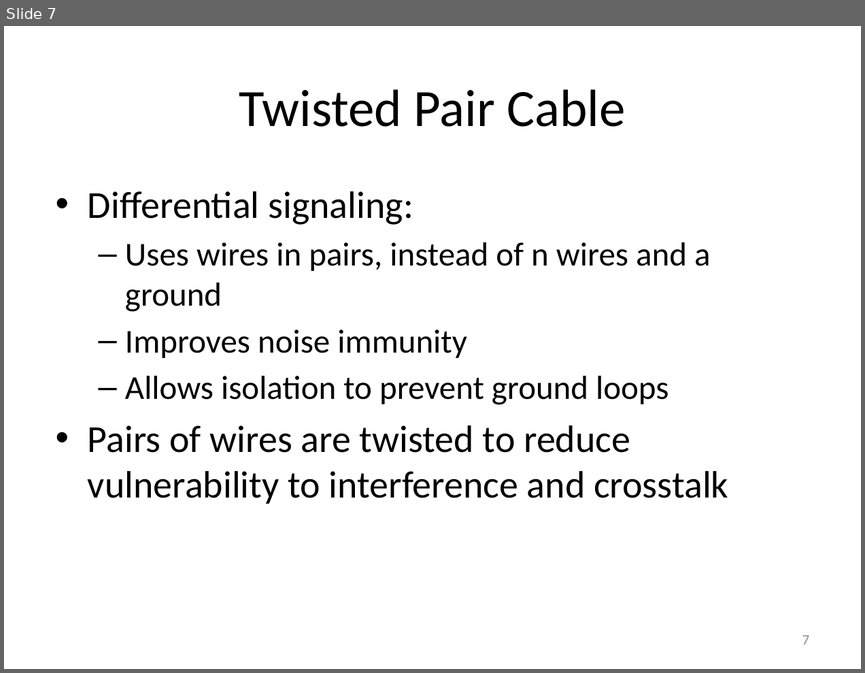
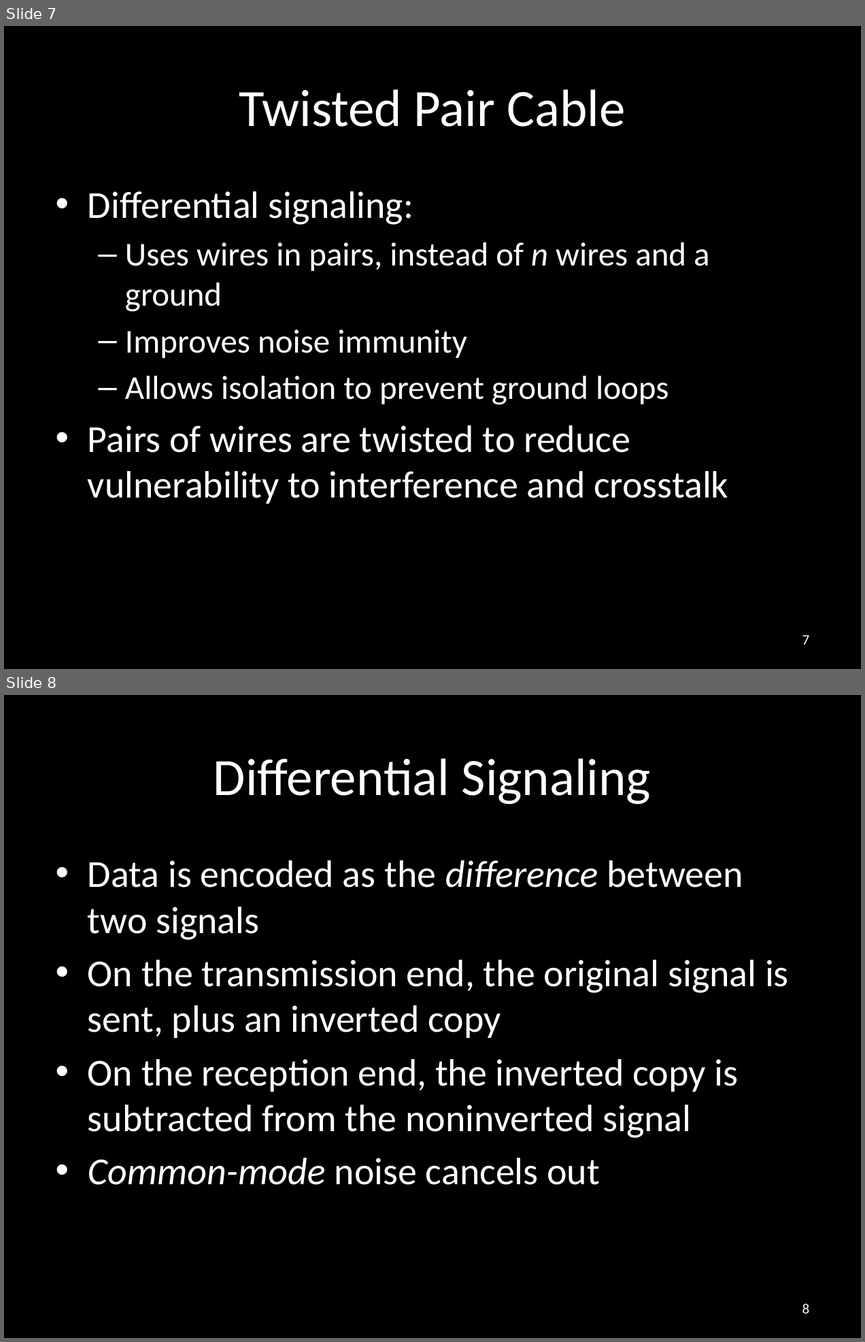
Before and after one commit to carlosgj/FRC-Training, a slide deck: Networking Basics.pptx. Shown one above the other, each under a label of ours: slide 7 before the commit, slides 7 and 8 after it. The pictures are 865x673 and 865x1342 pixels, drawn with LibreOffice and Linux fonts; fonts in the diff are those of the drawing; background and template pictures are left out. Boxes give left, top, right and bottom in pixels: in the first picture for what was removed or moved away, otherwise in the second. Text is boxed around its words. In the diff, an @@ line names an element or a change of style, - is before the commit and + after.

```diff
--- a/Networking Basics.pptx
+++ b/Networking Basics.pptx
@@ slide 8 added at [4, 695, 861, 1338], background #000000 @@
@@ title added at [213, 758, 651, 804], 44 pt, text #FFFFFF @@
+Differential Signaling
@@ text added at [88, 860, 789, 1185], 32 pt, text #FFFFFF @@
+• Data is encoded as the difference between two signals
+• On the transmission end, the original signal is sent, plus an inverted copy
+• On the reception end, the inverted copy is subtracted from the noninverted signal
+• Common-mode noise cancels out
@@ page number added at [802, 1303, 810, 1313], 12 pt, text #FFFFFF @@
+8
@@ slide 7 changed as well @@
@@ background #FFFFFF to #000000 @@
@@ title "Twisted Pair Cable" at [239, 89, 625, 127]: text colour #000000 to #FFFFFF @@
@@ text "Differential signaling:" at [88, 191, 728, 503]: text colour #000000 to #FFFFFF; italic on in "n" @@
@@ page number at [802, 635, 810, 644]: text colour #8C8C8C to #FFFFFF @@
```
Also in this commit, not shown: 62 other slides changed, 1 other slide added, 1 other file.
